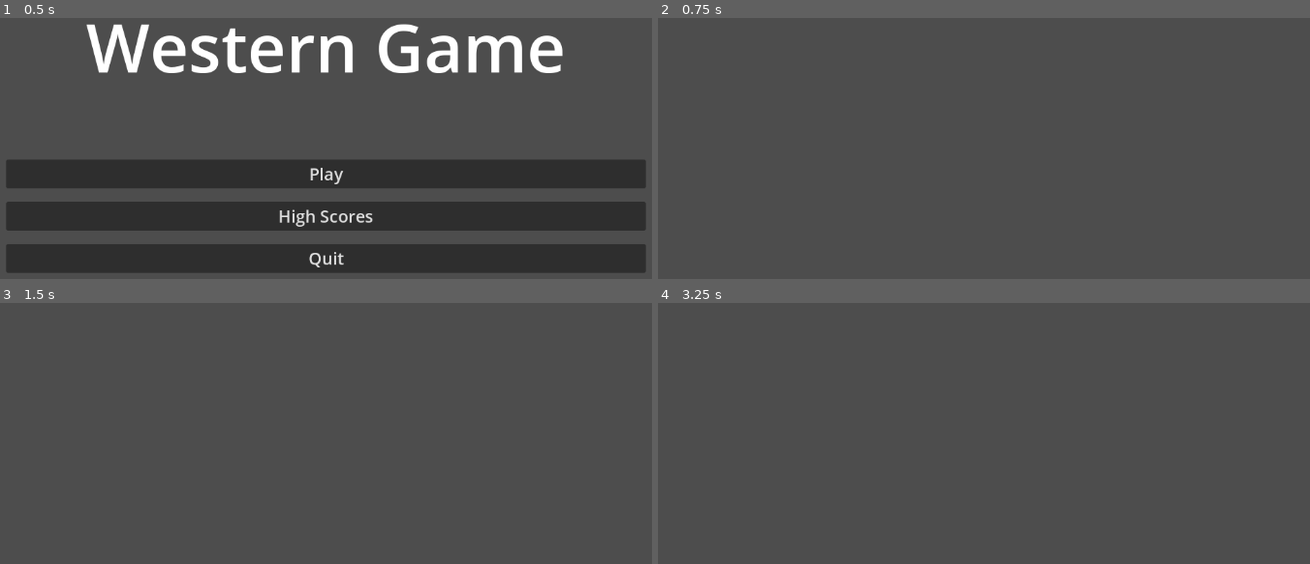
Above: before the commit, frames 1-4 (two rows, left to right).
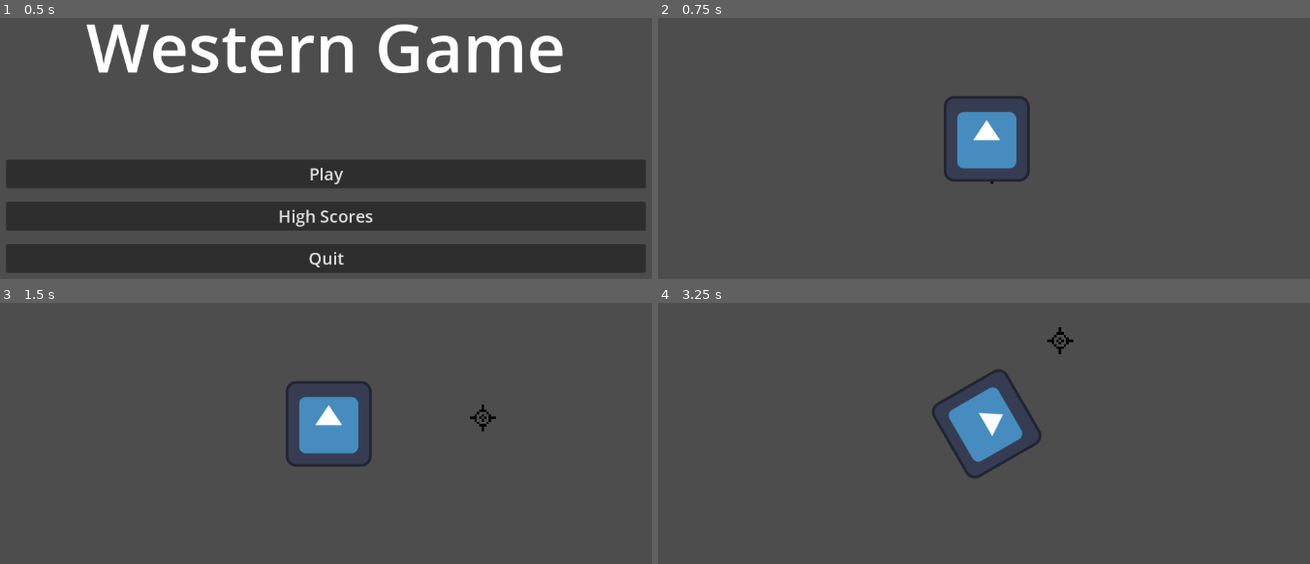
Above: after the commit, the same moments.

Repository: milksake/Western
Game: Godot game, scene res://Scenes/main_menu.tscn
The game is run twice, just before and just after one commit, with the same random seed, the same clock (stepped at 60 frames per second) and the same inputs. The engine's default icon, where the game draws it, is replaced by a stand-in: a white triangle on a blue panel in a dark square.
Inputs (mouse positions are in pixels of both pictures, inside the frame that each line leads up to):
- Up to frame 1 (0.5 s): no input
- Up to frame 2 (0.75 s): click "Play" at 0.5 s
- Up to frame 3 (1.5 s): tap Enter at 1.25 s; move the mouse to (495, 415) at 1.27 s; right-click (495, 415) at 1.35 s
- Up to frame 4 (3.25 s): click (1153, 415) at 1.55 s; tap Space at 2 s; move the mouse to (827, 456) at 2.02 s; click (827, 456) at 2.1 s; tap Middle mouse button (middleclick) at 2.3, 2.85 s; move the mouse to (1062, 339) at 2.77 s; tap Mouse wheel down (roll_down) at 3.05 s

Frame 1 is identical in both runs. In frame 2, 2.5% of the frame differs, in the area x 43-58%, y 30-64%; in frame 3, 2.6%; in frame 4, 2.7%, in the area x 42-64%, y 9-68%.

Commit message:
Stuff V2

Diff:
--- a/Scenes/Game/game.gd
+++ b/Scenes/Game/game.gd
@@ -1,29 +1,20 @@
 extends Node2D
 
-var current_slot = 0
-var slots = [0,0,0,0,0,0]
-# Called when the node enters the scene tree for the first time.
+@onready var reload: Node2D = $Reload
+var points : int = 0
 func _ready() -> void:
+	pass
+
+
+func _process(delta: float) -> void:
+	pass
+
+
+func _on_reload_left_action(state: int) -> void:
 	pass # Replace with function body.
 
+func _on_reload_middle_action(state: int) -> void:
+	pass # Replace with function body.
 
-# Called every frame. 'delta' is the elapsed time since the previous frame.
-func _process(delta: float) -> void:
-	if Input.is_action_just_pressed("roll_up"):
-		current_slot = (current_slot - 1 + slots.size()) % slots.size()
-		print(current_slot)
-		pass
-	if Input.is_action_just_pressed("roll_down"):
-		current_slot = (current_slot + 1) % slots.size()
-		print(current_slot)
-		pass
-	if Input.is_action_just_pressed("click"):
-		print("Shoot")
-		pass
-	if Input.is_action_just_pressed("anticlick"):
-		print("Hide")
-		pass
-	if Input.is_action_just_pressed("middleclick"):
-		print("Reload")
-		pass
-	pass
+func _on_reload_right_action(state: int) -> void:
+	pass # Replace with function body.
--- a/Scenes/game.tscn
+++ b/Scenes/game.tscn
@@ -1,6 +1,45 @@
-[gd_scene load_steps=2 format=3 uid="uid://jc3w602ha0tq"]
+[gd_scene load_steps=8 format=3 uid="uid://jc3w602ha0tq"]
 
 [ext_resource type="Script" uid="uid://nse6hmkv1nyu" path="res://Scenes/Game/game.gd" id="1_ebmjs"]
+[ext_resource type="Texture2D" uid="uid://bvcjc5vjxn78v" path="res://Sprites/aim.png" id="2_qxrlw"]
+[ext_resource type="Script" uid="uid://ccxi2so5h3jbd" path="res://Scripts/aim.gd" id="2_wrm1d"]
+[ext_resource type="Script" uid="uid://ft8fqon6sls4" path="res://Scripts/enemy.gd" id="4_3dryh"]
+[ext_resource type="PackedScene" uid="uid://bf1pulsdnklvs" path="res://Scenes/reload.tscn" id="5_wowpa"]
+
+[sub_resource type="CircleShape2D" id="CircleShape2D_ebmjs"]
+
+[sub_resource type="CapsuleShape2D" id="CapsuleShape2D_qxrlw"]
+radius = 53.0
+height = 252.0
 
 [node name="Game" type="Node2D"]
 script = ExtResource("1_ebmjs")
+
+[node name="Aim" type="Area2D" parent="." groups=["player"]]
+position = Vector2(650, 332)
+script = ExtResource("2_wrm1d")
+
+[node name="CollisionShape2D" type="CollisionShape2D" parent="Aim"]
+shape = SubResource("CircleShape2D_ebmjs")
+
+[node name="Sprite2D" type="Sprite2D" parent="Aim"]
+texture_filter = 1
+scale = Vector2(3.58, 3.58)
+texture = ExtResource("2_qxrlw")
+
+[node name="Enemy" type="Area2D" parent="."]
+position = Vector2(244, 265)
+script = ExtResource("4_3dryh")
+
+[node name="Sprite2D" type="Sprite2D" parent="Enemy"]
+
+[node name="CollisionShape2D" type="CollisionShape2D" parent="Enemy"]
+shape = SubResource("CapsuleShape2D_qxrlw")
+
+[node name="Reload" parent="." instance=ExtResource("5_wowpa")]
+
+[connection signal="area_entered" from="Enemy" to="Enemy" method="_on_area_entered"]
+[connection signal="area_exited" from="Enemy" to="Enemy" method="_on_area_exited"]
+[connection signal="left_action" from="Reload" to="." method="_on_reload_left_action"]
+[connection signal="middle_action" from="Reload" to="." method="_on_reload_middle_action"]
+[connection signal="right_action" from="Reload" to="." method="_on_reload_right_action"]
--- /dev/null
+++ b/Scripts/aim.gd
@@ -0,0 +1,13 @@
+extends Area2D
+
+var weight : int = 10
+
+# Called when the node enters the scene tree for the first time.
+func _ready() -> void:
+	pass # Replace with function body.
+
+# Called every frame. 'delta' is the elapsed time since the previous frame.
+func _process(delta: float) -> void:
+	var mouse_pos = get_global_mouse_position()
+	global_position = global_position.lerp(mouse_pos, delta*weight)
+	pass
--- /dev/null
+++ b/Scripts/enemy.gd
@@ -0,0 +1,28 @@
+extends Area2D
+
+var is_aimed : bool = false
+
+# Called when the node enters the scene tree for the first time.
+func _ready() -> void:
+	pass # Replace with function body.
+
+
+# Called every frame. 'delta' is the elapsed time since the previous frame.
+func _process(delta: float) -> void:
+	if Input.is_action_just_pressed("click"):
+		take_damage()
+	pass
+
+func take_damage():
+	if is_aimed:
+		print("You did it!!")
+
+func _on_area_entered(area: Area2D) -> void:
+	if area.is_in_group("player"):
+		is_aimed = true
+	pass # Replace with function body.
+
+func _on_area_exited(area: Area2D) -> void:
+	if area.is_in_group("player"):
+		is_aimed = false
+	pass # Replace with function body.
Not shown, added: Scripts/aim.gd.uid
Not shown, added: Scripts/enemy.gd.uid
Binary file added: Sprites/aim.png
Not shown, added: Sprites/aim.png.import
